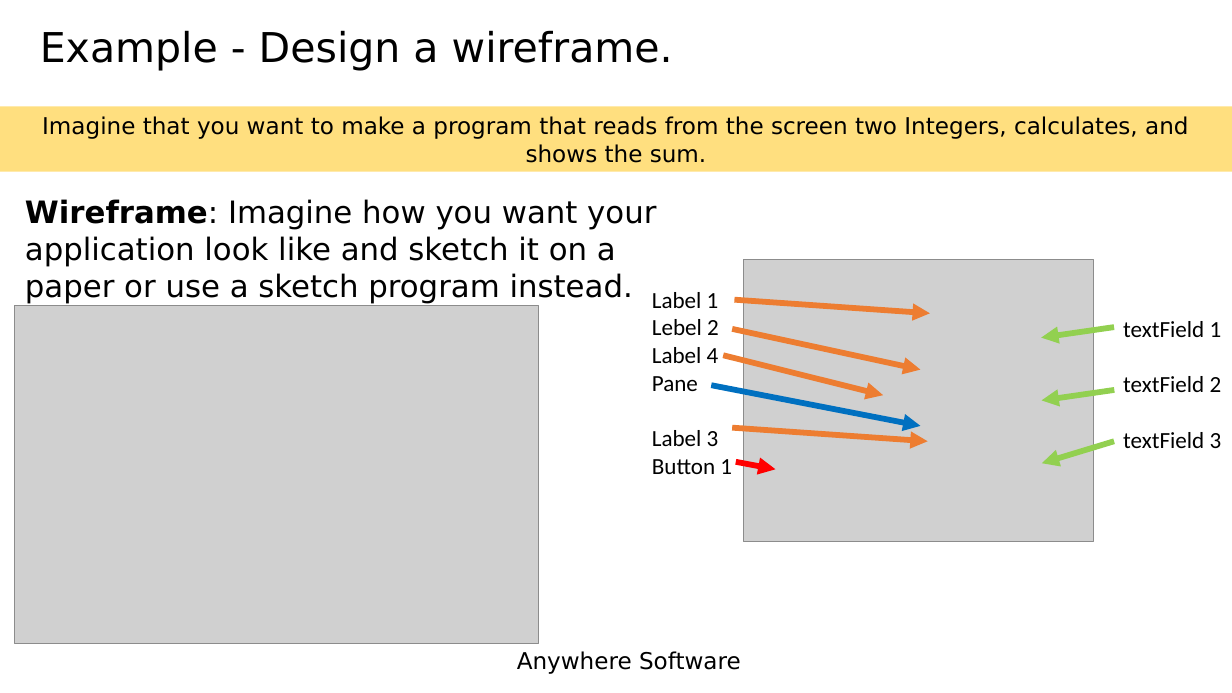
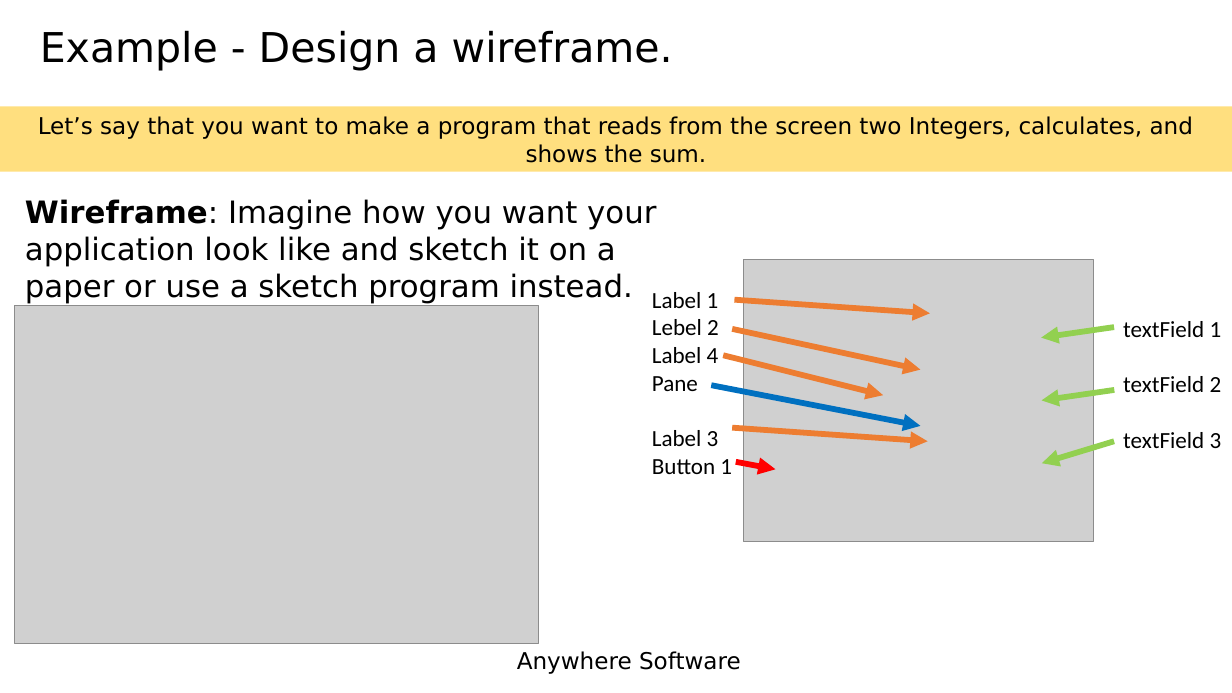
Before and after one commit to pliroforikos/Teaching-B4J, a slide deck: slide 13 of Lesson5-The Designer/Lesson5-The Designer.pptx. Drawn at 1232x693 pixels with LibreOffice and Linux fonts; fonts in the diff are those of the drawing; grey boxes stand for pictures; background and template pictures are left out. Boxes give left, top, right and bottom in pixels: in the first picture for what was removed or moved away, otherwise in the second. Text is boxed around its words. In the diff, an @@ line names an element or a change of style, - is before the commit and + after.

```diff
--- a/Lesson5-The Designer/Lesson5-The Designer.pptx
+++ b/Lesson5-The Designer/Lesson5-The Designer.pptx
@@ text in rectangle at [38, 116, 1193, 163]: text changed @@
-Imagine that you want to make a program that reads from the screen two Integers, calculates, and shows the sum.
+Let’s say that you want to make a program that reads from the screen two Integers, calculates, and shows the sum.
```
Also in this commit, not shown: 5 other slides changed, 2 other files.
